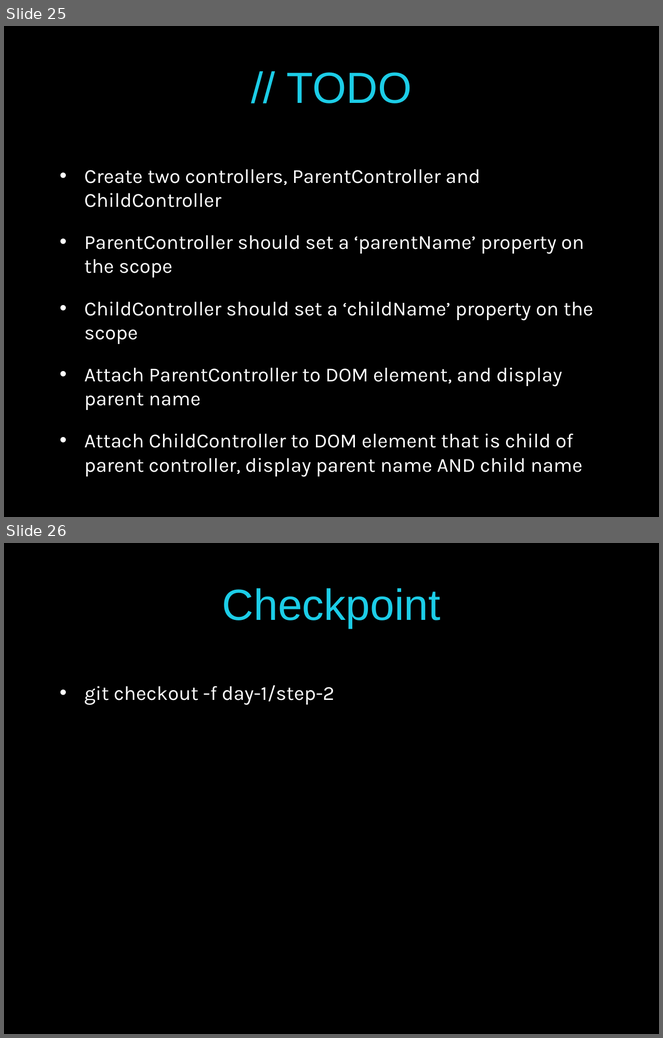
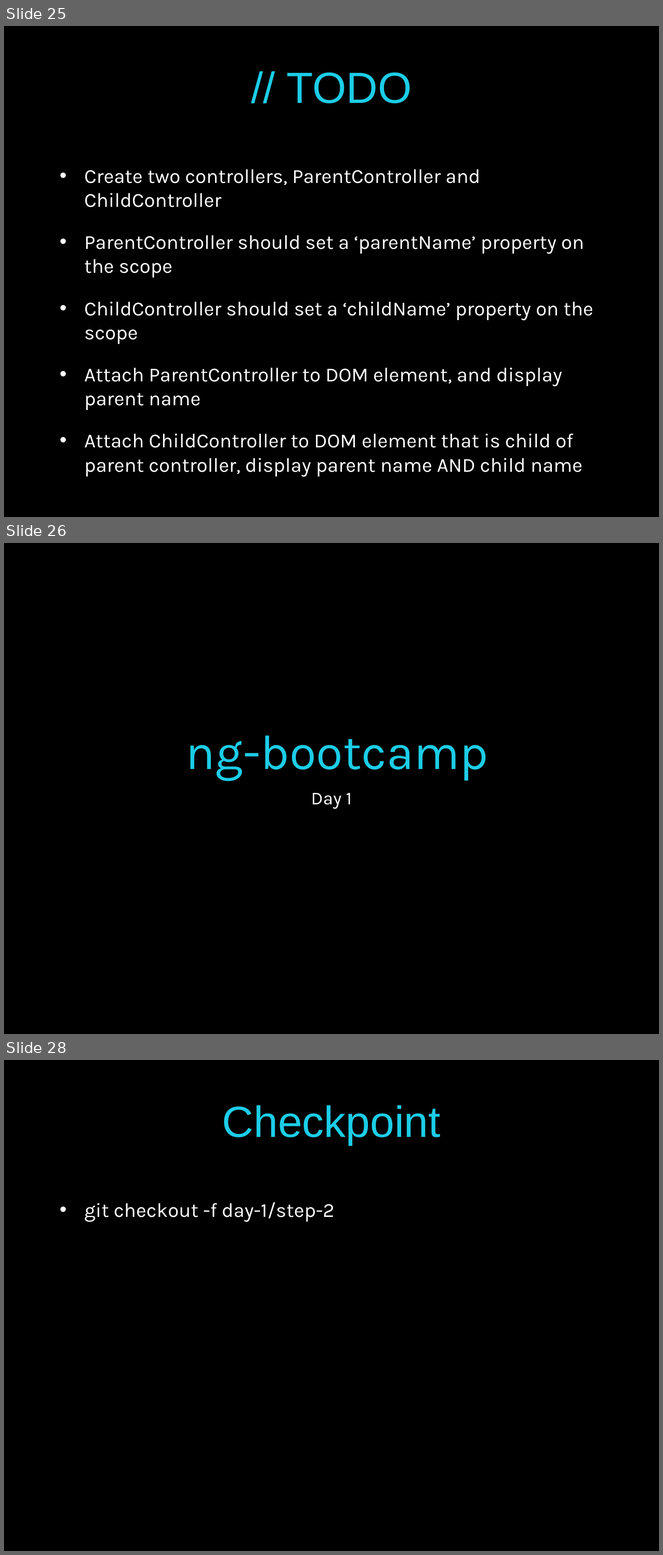
Before and after one commit to pmaccart/ng-bootcamp, a slide deck: slides/ng-bootcamp-day-1.pptx. Shown one above the other, each under a label of ours: slides 25 and 26 before the commit, slides 25, 26 and 28 after it; the slides between them are not shown. The pictures are 663x1038 and 663x1555 pixels, drawn with LibreOffice and Linux fonts; fonts in the diff are those of the drawing. Boxes give left, top, right and bottom in pixels: in the first picture for what was removed or moved away, otherwise in the second. Text is boxed around its words. In the diff, an @@ line names an element or a change of style, - is before the commit and + after.

```diff
--- a/slides/ng-bootcamp-day-1.pptx
+++ b/slides/ng-bootcamp-day-1.pptx
@@ slide 26 added at [4,543,659,1034], background #000000 @@
@@ title added at [186,735,489,781], 54 pt, text #1CCDE7 @@
+ng-bootcamp
@@ subtitle added at [311,793,352,809], 20 pt, text #FFFFFF @@
+Day 1
@@ what was slide 26 is now slide 28 @@
```
Also in this commit, not shown: 2 slides changed, 1 other slide added.
